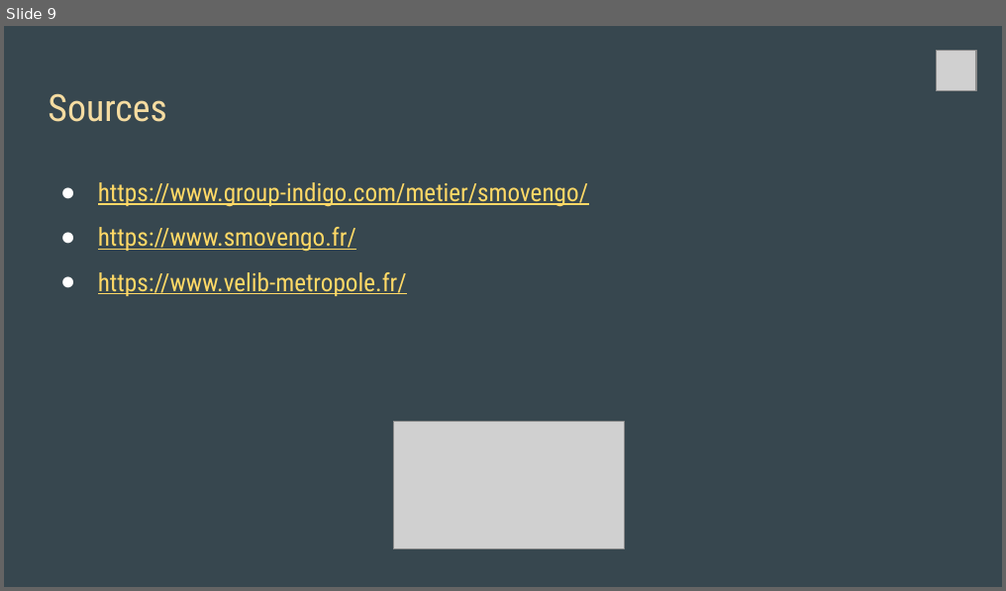
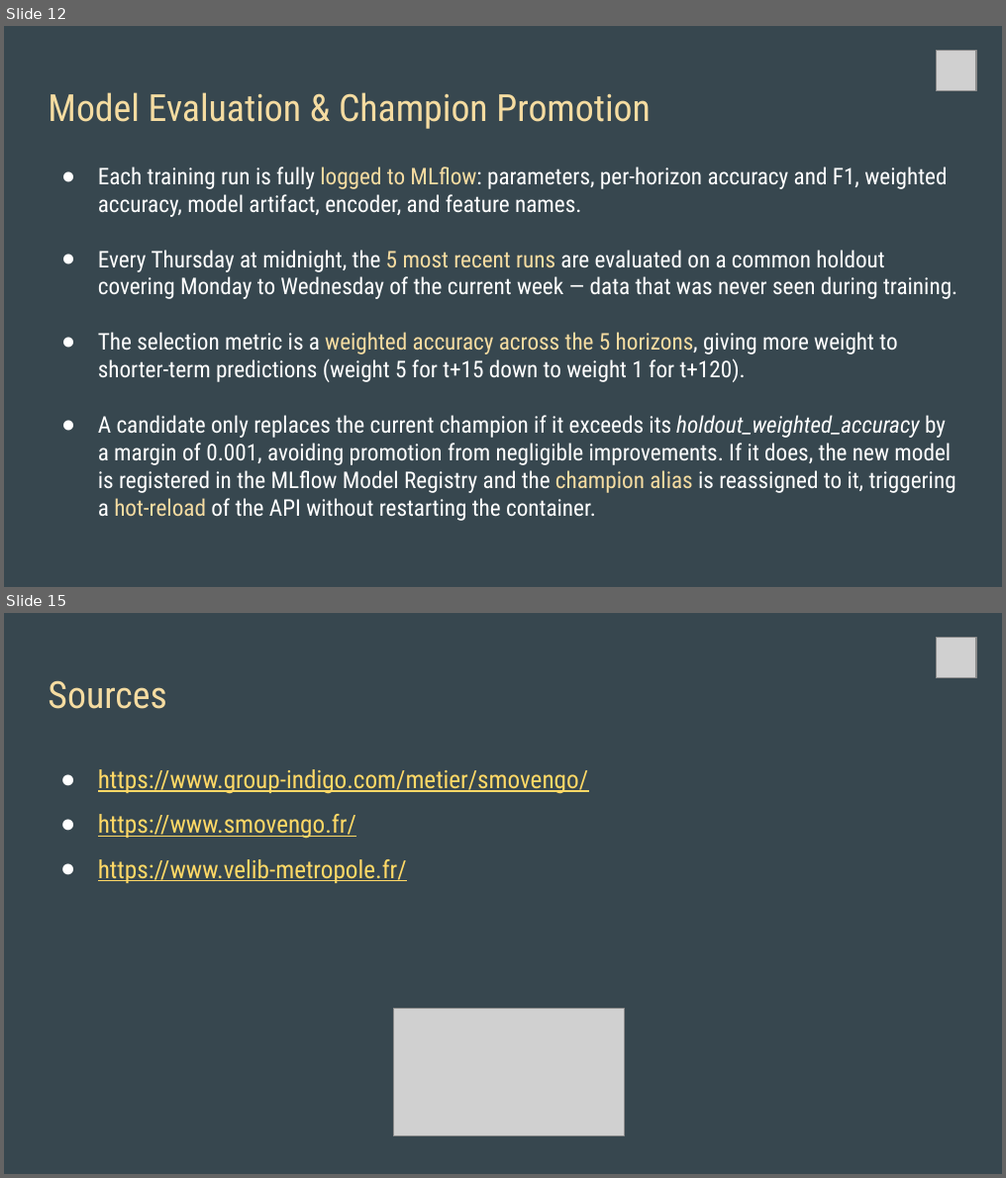
Before and after one commit to allisterk2703/velib-data-ingestion, a slide deck: docs/velops_presentation.pptx. Shown one above the other, each under a label of ours: slide 9 before the commit, slides 12 and 15 after it; the slides between them are not shown. The pictures are 1006x591 and 1006x1178 pixels, drawn with LibreOffice and Linux fonts; fonts in the diff are those of the drawing; grey boxes stand for pictures. Boxes give left, top, right and bottom in pixels: in the first picture for what was removed or moved away, otherwise in the second. Text is boxed around its words. In the diff, an @@ line names an element or a change of style, - is before the commit and + after.

```diff
--- a/docs/velops_presentation.pptx
+++ b/docs/velops_presentation.pptx
@@ slide 12 added at (x1=4, y1=26, x2=1002, y2=587), background #37474F @@
@@ picture added at (x1=936, y1=51, x2=977, y2=92) @@
@@ title added at (x1=48, y1=92, x2=650, y2=129), 27 pt, text #F5DCA1 @@
+Model Evaluation & Champion Promotion
@@ text added at (x1=98, y1=167, x2=957, y2=521), 16.6 pt, text #FFFFFF @@
+● Each training run is fully logged to MLflow: parameters, per-horizon accuracy and F1, weighted accuracy, model artifact, encoder, and feature names.
+● Every Thursday at midnight, the 5 most recent runs are evaluated on a common holdout covering Monday to Wednesday of the current week — data that was never seen during training.
+● The selection metric is a weighted accuracy across the 5 horizons, giving more weight to shorter-term predictions (weight 5 for t+15 down to weight 1 for t+120).
+● A candidate only replaces the current champion if it exceeds its holdout_weighted_accuracy by a margin of 0.001, avoiding promotion from negligible improvements. If it does, the new model is registered in the MLflow Model Registry and the champion alias is reassigned to it, triggering a hot-reload of the API without restarting the container.
@@ what was slide 9 is now slide 15 @@
```
Also in this commit, not shown: 4 slides changed, 5 other slides added, 1 other file.
